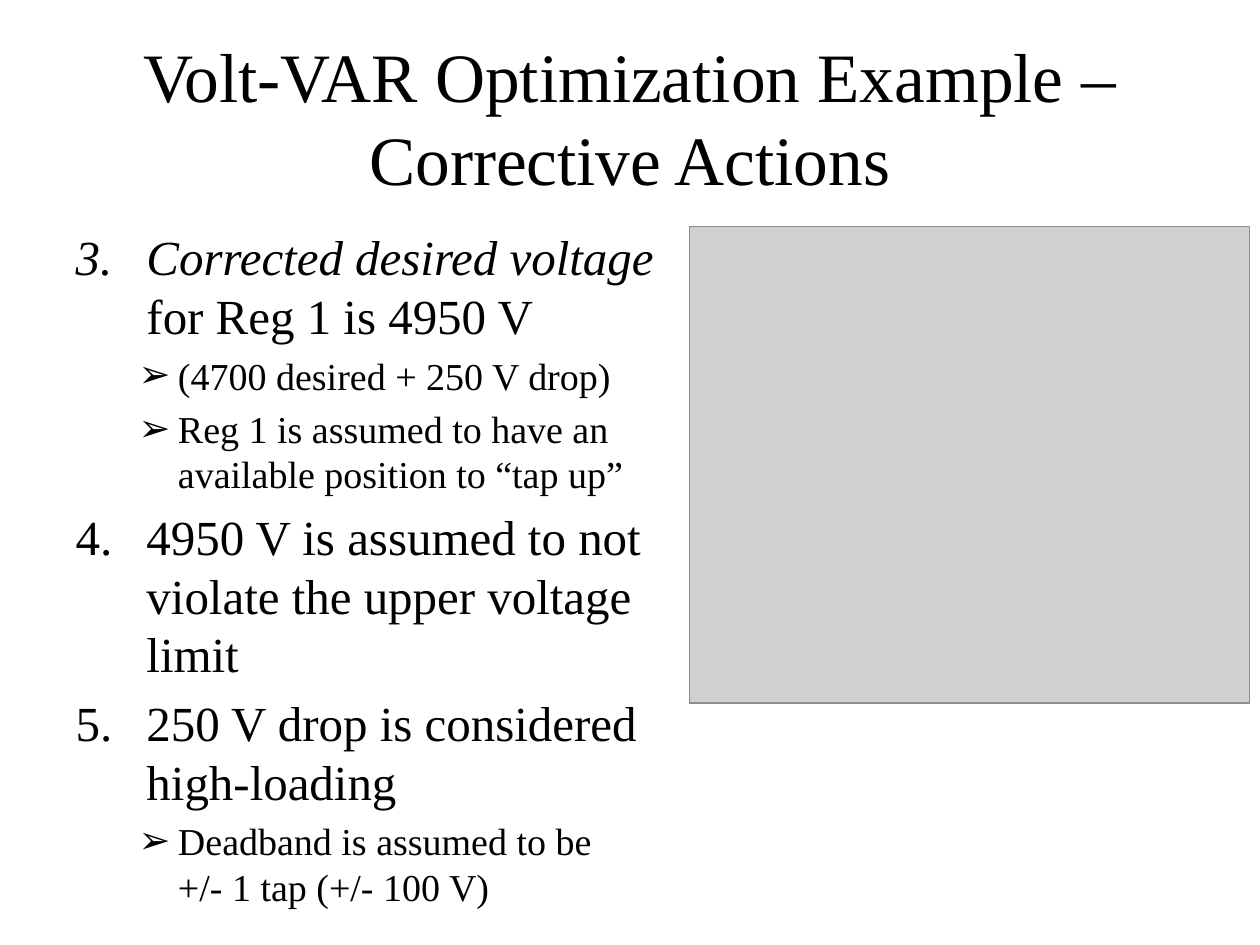
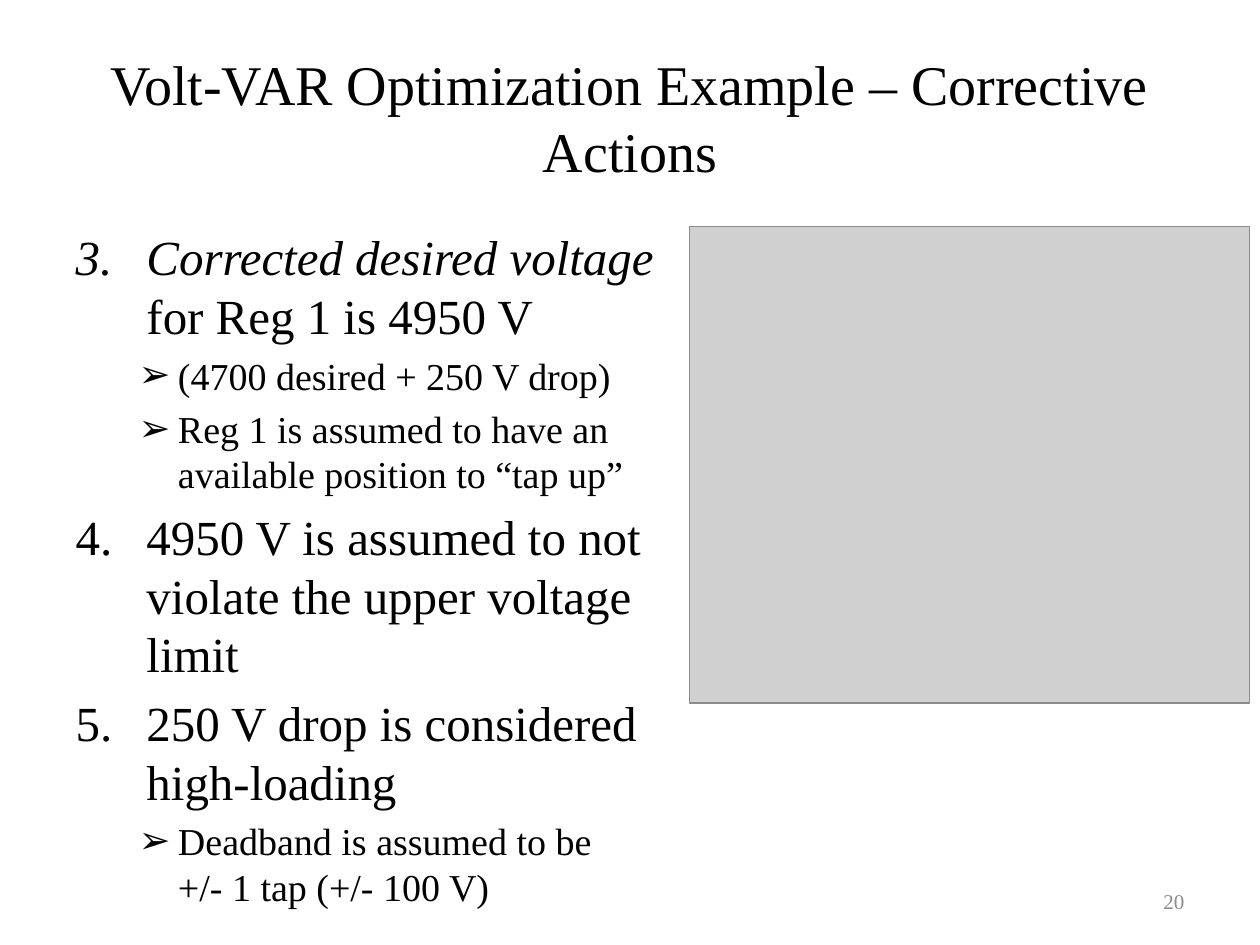
Before and after one commit to gridlab-d/course, a slide deck: slide 20 of University of Washington Class/Module 6 - Volt-VAR Optimization.pptx (slide 19 before the commit). Drawn at 1260x945 pixels with LibreOffice and Linux fonts; fonts in the diff are those of the drawing; grey boxes stand for pictures. Boxes give left, top, right and bottom in pixels: in the first picture for what was removed or moved away, otherwise in the second. Text is boxed around its words. In the diff, an @@ line names an element or a change of style, - is before the commit and + after.

```diff
--- a/University of Washington Class/Module 6 - Volt-VAR Optimization.pptx
+++ b/University of Washington Class/Module 6 - Volt-VAR Optimization.pptx
@@ title "Volt-VAR Optimization Example – Corrective ..." at (x1=111, y1=66, x2=1147, y2=173): size 39.6 to 32 pt @@
@@ page number added at (x1=1163, y1=895, x2=1184, y2=909), 12 pt, text #8C8C8C @@
+20
```
Also in this commit, not shown: 29 other slides changed, 1 slide added, 7 other files.
